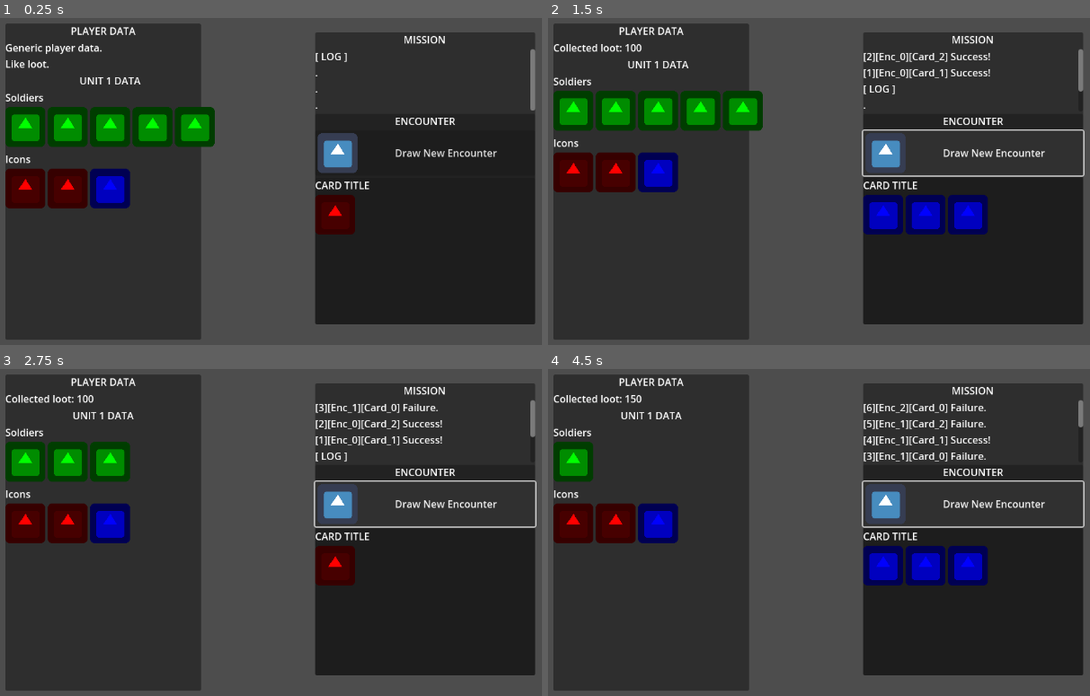
Above: before the commit, frames 1-4 (two rows, left to right).
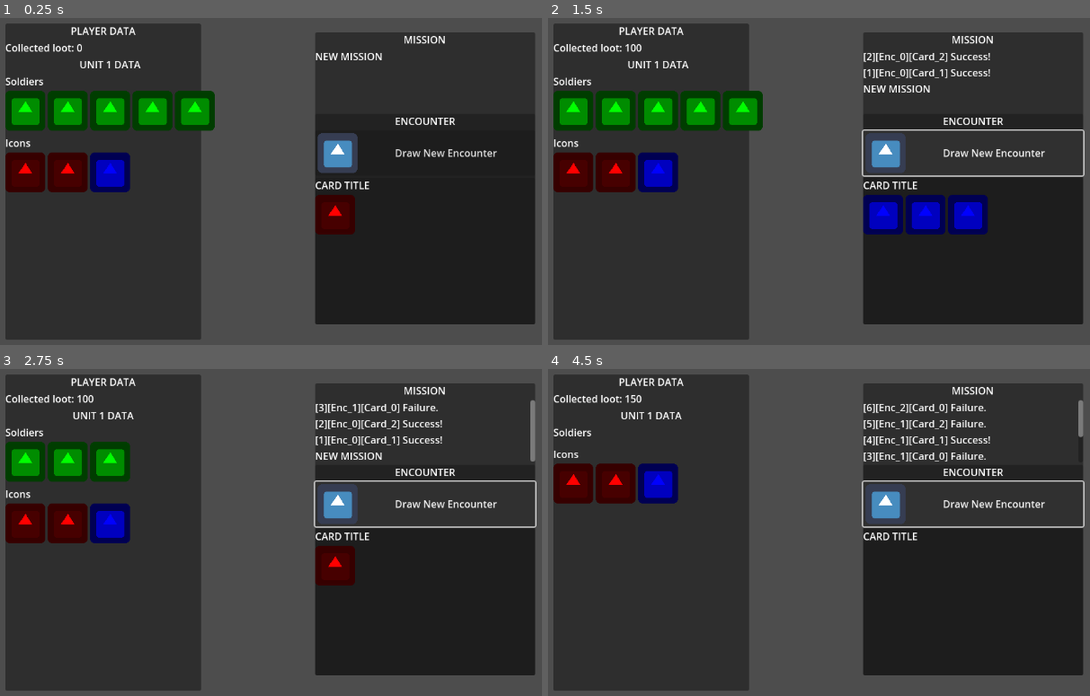
Above: after the commit, the same moments.

Repository: Shoes01/crying-suns-like
Game: Godot game, scene res://Main.tscn
The game is run twice, just before and just after one commit, with the same random seed, the same clock (stepped at 60 frames per second) and the same inputs. The engine's default icon, where the game draws it, is replaced by a stand-in: a white triangle on a blue panel in a dark square.
Inputs:
- Up to frame 1 (0.25 s): no input
- Up to frame 2 (1.5 s): click "Draw New Encounter" at 0.5 s; click "Draw New Encounter" at 1.25 s
- Up to frame 3 (2.75 s): click "Draw New Encounter" at 2 s
- Up to frame 4 (4.5 s): tap Enter at 2.75, 4.25 s; tap Space at 3.5 s

The runs differ from the first frame. In frame 1, 8.6% of the frame differs, in the area x 0-99%, y 7-59%; in frame 2, 0.3%; in frame 3, 0.3%; in frame 4, 8.4%.
Error before the commit: Invalid call. Nonexistent function 'change_scene' in base 'SceneTree'. (res://Main.gd:171)
Error after the commit: Invalid call. Nonexistent function 'change_scene' in base 'SceneTree'. (res://Main.gd:55)

Commit message:
Cleanup code

Diff:
--- a/Main.gd
+++ b/Main.gd
@@ -1,69 +1,142 @@
+# Controls Mission logic.
 extends Node2D
 
+
+var battle_counter := 0
+var card_counter := 0
+var encounter_counter := 0
 var mission_counter := 1
-var encounter_counter := 0
-var card_counter := 0
-var battle_counter := 0
 
+var combat_engine = preload("res://CombatEngine.gd").new()
 var mission = preload("res://missions/NewMission.gd").new()
 var player = preload("res://Player.gd").new()
-var combat_engine = preload("res://CombatEngine.gd").new()
 
 @onready var soldier_list = $PlayerPanel/VBoxContainer/UnitPanel/VBoxContainer/VBoxContainer/SoldierList
 @onready var icon_list = $PlayerPanel/VBoxContainer/UnitPanel/VBoxContainer/VBoxContainer/IconList
 
+
 func _ready() -> void:
-	update_UI()
-	# Update unit icons (just player for now)
-	var unit_icons: Array = get_tree().get_nodes_in_group("UnitIcons")
-	## Turn off all icons.
-	for icon in unit_icons:
-		icon.set_visible(false)
-	## Turn on and set unit icons.
-	var this_units_icons: Dictionary = player.icons
-	var iterator = 0
-	# Iterate over each icon.
-	for icon in this_units_icons:
-		# Iterate for the quantity of icons.
-		for quantity in this_units_icons[icon]:
-			unit_icons[iterator].set_visible(true)
-			unit_icons[iterator].set_modulate(icon.color)
-			unit_icons[iterator].set_texture(load(icon.sprite_path))
-			iterator += 1
+	update_UI("new_mission")
 
 
-func update_UI() -> void:
-	$Panel/VBoxContainer/MissionTitle.set_text(mission.title)
-	$Panel/VBoxContainer/EncounterTitle.set_text(mission.encounters[encounter_counter].title)
-	$Panel/VBoxContainer/Card/CardTitle.set_text(mission.encounters[encounter_counter].cards[card_counter].title)
-	$Panel/VBoxContainer/Card/CardDescription.set_text(mission.encounters[encounter_counter].cards[card_counter].description)
-	var battle_count_text = "Battle Count: " + str(battle_counter)
-	$Panel/VBoxContainer/BattleCount.set_text(battle_count_text)
-	var soldier_count_text = "SOLDIER COUNT: " + str(player.soldier_count) + " | LOOT " + str(player.loot)
-	$Panel/VBoxContainer/SoldierCount.set_text(soldier_count_text)
+func update_UI(event: String) -> void:
+	update_card_panel()
+	update_unit_panel()
+	update_player_panel()
+	update_log(event)
 
-	############# OLD ##########################
-	# Update card icons.
-	var icons: Array = get_tree().get_nodes_in_group("Icons")
-	## Turn off all the icons.
-	for icon in icons:
-		icon.set_visible(false)
-	## Turn on and set the card icons.
-	var encounter = mission.encounters[encounter_counter]
-	var card = encounter.cards[card_counter]
-	var card_icons: Dictionary = card.icons
-	var iterator = 0
-	# Iterate for each icon.
-	for icon in card_icons:
-		# Iterate for the quantity of icons.
-		for quantity in card_icons[icon]:
-			icons[iterator].set_visible(true)
-			icons[iterator].set_modulate(icon.color)
-			icons[iterator].set_texture(load(icon.sprite_path))
-			iterator += 1
 
-	##########################################################
-	# NEW: Populate card icons.
+func update_log(event: String) -> void:
+	var log = $MissionPanel/VBoxContainer/LogScroll/LogText
+	var log_text = log.get_text()
+	var new_text : String = ""
+	# In case of a new mission
+	if event == "new_mission":
+		log.set_text("NEW MISSION")
+		return
+	# Timestamp.
+	new_text += "[" + str(battle_counter) + "]"
+	# Encounter.
+	new_text += "[Enc_" + str(encounter_counter) + "]"
+	# Card.
+	new_text += "[Card_" + str(card_counter) + "] "
+	# Success message.
+	if event == "win":
+		new_text += "Success!"
+	elif event == "loss":
+		new_text += "Failure."
+	# Update log.
+	log_text = new_text + "\n" + log_text
+	log.set_text(log_text)
+
+
+func check_player() -> void:
+	if player.soldier_count <= 0:
+		get_tree().change_scene("res://GameOver.tscn")
+		Global.game_state = "DEFEAT"
+
+
+func check_progress() -> void:
+	if card_counter >= mission.encounters[encounter_counter].cards.size():
+		card_counter = 0
+		encounter_counter += 1
+
+	if encounter_counter >= mission.encounters.size():
+		get_tree().change_scene("res://GameOver.tscn")
+		encounter_counter = 0
+		Global.game_state = "VICTORY"
+
+
+func _on_draw_button_pressed():
+	var success : bool = combat_engine.card_vs_unit(mission.encounters[encounter_counter].cards[card_counter], player)
+
+	card_counter += 1
+	battle_counter += 1
+
+	check_player()
+	check_progress()
+
+	var event := ""
+	if success:
+		event = "win"
+	else:
+		event = "loss"
+
+	update_UI(event)
+
+
+func update_player_panel() -> void:
+	var data = $PlayerPanel/VBoxContainer/Data
+	data.set_text("Collected loot: " + str(player.loot))
+
+
+func update_unit_panel() -> void:
+	# Populate the unit panel with the soldiers and icons.
+	## Clear the list.
+	var unit_area = $PlayerPanel/VBoxContainer/UnitPanel/VBoxContainer/VBoxContainer
+	for parent in unit_area.get_children():
+		for child in parent.get_children():
+			child.queue_free()
+
+	var col = 1
+	var current_unit = player
+
+	# Populate icons.
+	for icon in player.icons:
+		for quantity in player.icons[icon]:
+			var texture_rect := TextureRect.new()
+			texture_rect.set_texture(load(icon.sprite_path))
+			texture_rect.set_modulate(icon.color)
+			if col <= 5:
+				var row = unit_area.get_node("IconRow1")
+				row.add_child(texture_rect)
+			elif col <=10:
+				var row = unit_area.get_node("IconRow2")
+				row.add_child(texture_rect)
+			else:
+				print("TOO MANY ICONS!!!")
+				var row = unit_area.get_node("IconRow2")
+				row.add_child(texture_rect)
+	# Populate soldiers.
+	col = 1
+	for n in current_unit.soldier_count:
+		var texture_rect := TextureRect.new()
+		texture_rect.set_texture(load("res://icon.png"))
+		texture_rect.set_modulate(Color("green"))
+		if col <= 5:
+			var row = unit_area.get_node("SoldierRow1")
+			row.add_child(texture_rect)
+		elif col <=10:
+			var row = unit_area.get_node("SoldierRow2")
+			row.add_child(texture_rect)
+		else:
+			print("TOO MANY SOLDIERS!!!")
+			var row = unit_area.get_node("SoldierRow2")
+			row.add_child(texture_rect)
+
+
+func update_card_panel() -> void:
+	# Populate card icons.
 	## Clear the list.
 	var card_icon_area = $MissionPanel/VBoxContainer/EncounterPanel/VBoxContainer/CardPanel/VBoxContainer
 	for parent in card_icon_area.get_children():
@@ -88,112 +161,3 @@
 				print("TOO MANY ICONS!!!")
 				var row = card_icon_area.get_node("Row2")
 				row.add_child(texture_rect)
-	# NEW: Populate the soldier list with the unit's soldiers.
-	## Clear the list.
-	var unit_area = $PlayerPanel/VBoxContainer/UnitPanel/VBoxContainer/VBoxContainer
-	for parent in unit_area.get_children():
-		for child in parent.get_children():
-			child.queue_free()
-
-	col = 1
-	var current_unit = player
-
-	for icon in player.icons:
-		for quantity in player.icons[icon]:
-			var texture_rect := TextureRect.new()
-			texture_rect.set_texture(load(icon.sprite_path))
-			texture_rect.set_modulate(icon.color)
-			if col <= 5:
-				var row = unit_area.get_node("IconRow1")
-				row.add_child(texture_rect)
-			elif col <=10:
-				var row = unit_area.get_node("IconRow2")
-				row.add_child(texture_rect)
-			else:
-				print("TOO MANY ICONS!!!")
-				var row = unit_area.get_node("IconRow2")
-				row.add_child(texture_rect)
-	# NEW: Populate soldiers.
-	for n in current_unit.soldier_count:
-		var texture_rect := TextureRect.new()
-		texture_rect.set_texture(load("res://icon.png"))
-		texture_rect.set_modulate(Color("green"))
-		if col <= 5:
-			var row = unit_area.get_node("SoldierRow1")
-			row.add_child(texture_rect)
-		elif col <=10:
-			var row = unit_area.get_node("SoldierRow2")
-			row.add_child(texture_rect)
-		else:
-			print("TOO MANY SOLDIERS!!!")
-			var row = unit_area.get_node("SoldierRow2")
-			row.add_child(texture_rect)
-
-
-func _on_FightButton_pressed() -> void:
-	var success : bool = combat_engine.card_vs_unit(mission.encounters[encounter_counter].cards[card_counter], player)
-
-	card_counter += 1
-	battle_counter += 1
-
-	check_player()
-	check_progress()
-
-	update_log(success, mission_counter, encounter_counter, card_counter)
-	update_UI()
-	update_player_panel()
-
-
-func update_log(battle_succes: bool, mission_count: int, encounter_count: int, card_count: int) -> void:
-	var log = $MissionPanel/VBoxContainer/LogScroll/LogText
-	var log_text = log.get_text()
-	var new_text : String = ""
-	# Timestamp.
-	new_text += "[" + str(battle_counter) + "]"
-	# Encounter.
-	new_text += "[Enc_" + str(encounter_count) + "]"
-	# Card.
-	new_text += "[Card_" + str(card_count) + "] "
-	# Success message.
-	if battle_succes:
-		new_text += "Success!"
-	else:
-		new_text += "Failure."
-	# Update log.
-	log_text = new_text + "\n" + log_text
-	log.set_text(log_text)
-
-
-func check_player() -> void:
-	if player.soldier_count <= 0:
-		print("YOU HAVE LOST.")
-		print_soldier_count()
-		get_tree().change_scene("res://GameOver.tscn")
-		Global.game_state = "DEFEAT"
-
-
-func check_progress() -> void:
-	if card_counter >= mission.encounters[encounter_counter].cards.size():
-		card_counter = 0
-		encounter_counter += 1
-
-	if encounter_counter >= mission.encounters.size():
-		$Panel/VBoxContainer/FightButton.set_disabled(true)
-		print("YOU HAVE WON.")
-		print_soldier_count()
-		get_tree().change_scene("res://GameOver.tscn")
-		encounter_counter = 0
-		Global.game_state = "VICTORY"
-
-
-func print_soldier_count() -> void:
-	print("Soldiers remaining: " + str(player.soldier_count))
-
-
-func _on_draw_button_pressed():
-	_on_FightButton_pressed()
-
-
-func update_player_panel() -> void:
-	var data = $PlayerPanel/VBoxContainer/Data
-	data.set_text("Collected loot: " + str(player.loot))
--- a/Main.tscn
+++ b/Main.tscn
@@ -5,130 +5,6 @@
 
 [node name="Main" type="Node2D"]
 script = ExtResource("1")
-
-[node name="Panel" type="Panel" parent="."]
-visible = false
-offset_left = 599.0
-offset_top = 15.0
-offset_right = 1007.0
-offset_bottom = 465.0
-size_flags_horizontal = 3
-size_flags_vertical = 3
-metadata/_edit_group_ = true
-
-[node name="VBoxContainer" type="VBoxContainer" parent="Panel"]
-anchor_right = 1.0
-anchor_bottom = 1.0
-
-[node name="MissionTitle" type="Label" parent="Panel/VBoxContainer"]
-offset_right = 408.0
-offset_bottom = 26.0
-text = "MISSION TITLE"
-horizontal_alignment = 1
-
-[node name="EncounterTitle" type="Label" parent="Panel/VBoxContainer"]
-offset_top = 30.0
-offset_right = 408.0
-offset_bottom = 56.0
-text = "ENCOUNTER TITLE"
-
-[node name="BattleCount" type="Label" parent="Panel/VBoxContainer"]
-offset_top = 60.0
-offset_right = 408.0
-offset_bottom = 86.0
-text = "Battle Count: 0"
-
-[node name="Card" type="VBoxContainer" parent="Panel/VBoxContainer"]
-offset_top = 90.0
-offset_right = 408.0
-offset_bottom = 170.0
-grow_horizontal = 2
-
-[node name="CardTitle" type="Label" parent="Panel/VBoxContainer/Card"]
-offset_right = 408.0
-offset_bottom = 26.0
-text = "CARD TITLE"
-
-[node name="CardDescription" type="Label" parent="Panel/VBoxContainer/Card"]
-offset_top = 30.0
-offset_right = 408.0
-offset_bottom = 56.0
-text = "Card Description."
-
-[node name="IconContainer" type="HBoxContainer" parent="Panel/VBoxContainer/Card"]
-custom_minimum_size = Vector2(0, 20)
-offset_top = 60.0
-offset_right = 408.0
-offset_bottom = 80.0
-
-[node name="Icon1" type="TextureRect" parent="Panel/VBoxContainer/Card/IconContainer" groups=["Icons"]]
-visible = false
-offset_right = 64.0
-offset_bottom = 64.0
-texture = ExtResource("2_dy1nb")
-
-[node name="Icon2" type="TextureRect" parent="Panel/VBoxContainer/Card/IconContainer" groups=["Icons"]]
-visible = false
-offset_left = 68.0
-offset_right = 132.0
-offset_bottom = 64.0
-texture = ExtResource("2_dy1nb")
-
-[node name="Icon3" type="TextureRect" parent="Panel/VBoxContainer/Card/IconContainer" groups=["Icons"]]
-visible = false
-offset_left = 136.0
-offset_right = 200.0
-offset_bottom = 64.0
-texture = ExtResource("2_dy1nb")
-
-[node name="FightButton" type="Button" parent="Panel/VBoxContainer"]
-offset_top = 174.0
-offset_right = 408.0
-offset_bottom = 205.0
-text = "FIGHT!"
-
-[node name="Control" type="ScrollContainer" parent="Panel/VBoxContainer"]
-offset_top = 209.0
-offset_right = 408.0
-offset_bottom = 325.0
-size_flags_vertical = 3
-
-[node name="Log" type="Label" parent="Panel/VBoxContainer/Control"]
-offset_right = 132.0
-offset_bottom = 26.0
-text = "> Mission begins."
-
-[node name="UnitIcons" type="HBoxContainer" parent="Panel/VBoxContainer"]
-offset_top = 329.0
-offset_right = 408.0
-offset_bottom = 329.0
-
-[node name="UnitIcon1" type="TextureRect" parent="Panel/VBoxContainer/UnitIcons" groups=["UnitIcons"]]
-visible = false
-offset_right = 64.0
-offset_bottom = 64.0
-texture = ExtResource("2_dy1nb")
-
-[node name="UnitIcon2" type="TextureRect" parent="Panel/VBoxContainer/UnitIcons" groups=["UnitIcons"]]
-visible = false
-offset_right = 64.0
-offset_bottom = 64.0
-texture = ExtResource("2_dy1nb")
-
-[node name="UnitIcon3" type="TextureRect" parent="Panel/VBoxContainer/UnitIcons" groups=["UnitIcons"]]
-visible = false
-offset_right = 64.0
-offset_bottom = 64.0
-texture = ExtResource("2_dy1nb")
-
-[node name="SoldierCount" type="Label" parent="Panel/VBoxContainer"]
-offset_top = 333.0
-offset_right = 408.0
-offset_bottom = 450.0
-size_flags_vertical = 7
-text = "SOLDIER COUNT: 0"
-horizontal_alignment = 2
-vertical_alignment = 2
 
 [node name="PlayerPanel" type="Panel" parent="."]
 offset_left = 46.0
@@ -286,5 +162,4 @@
 offset_right = 353.0
 offset_bottom = 34.0
 
-[connection signal="pressed" from="Panel/VBoxContainer/FightButton" to="." method="_on_FightButton_pressed"]
 [connection signal="pressed" from="MissionPanel/VBoxContainer/EncounterPanel/VBoxContainer/DrawButton" to="." method="_on_draw_button_pressed"]
